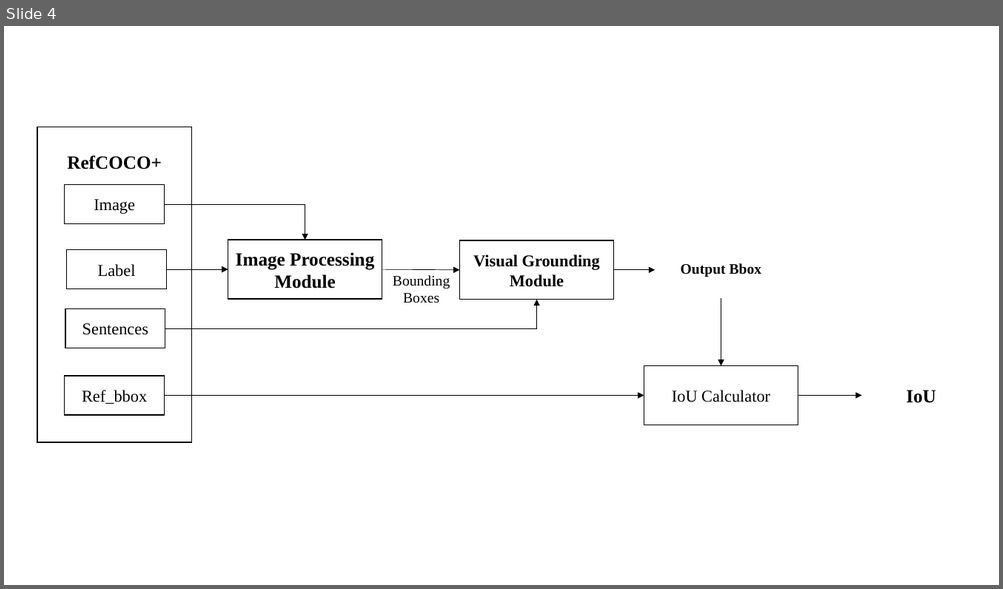
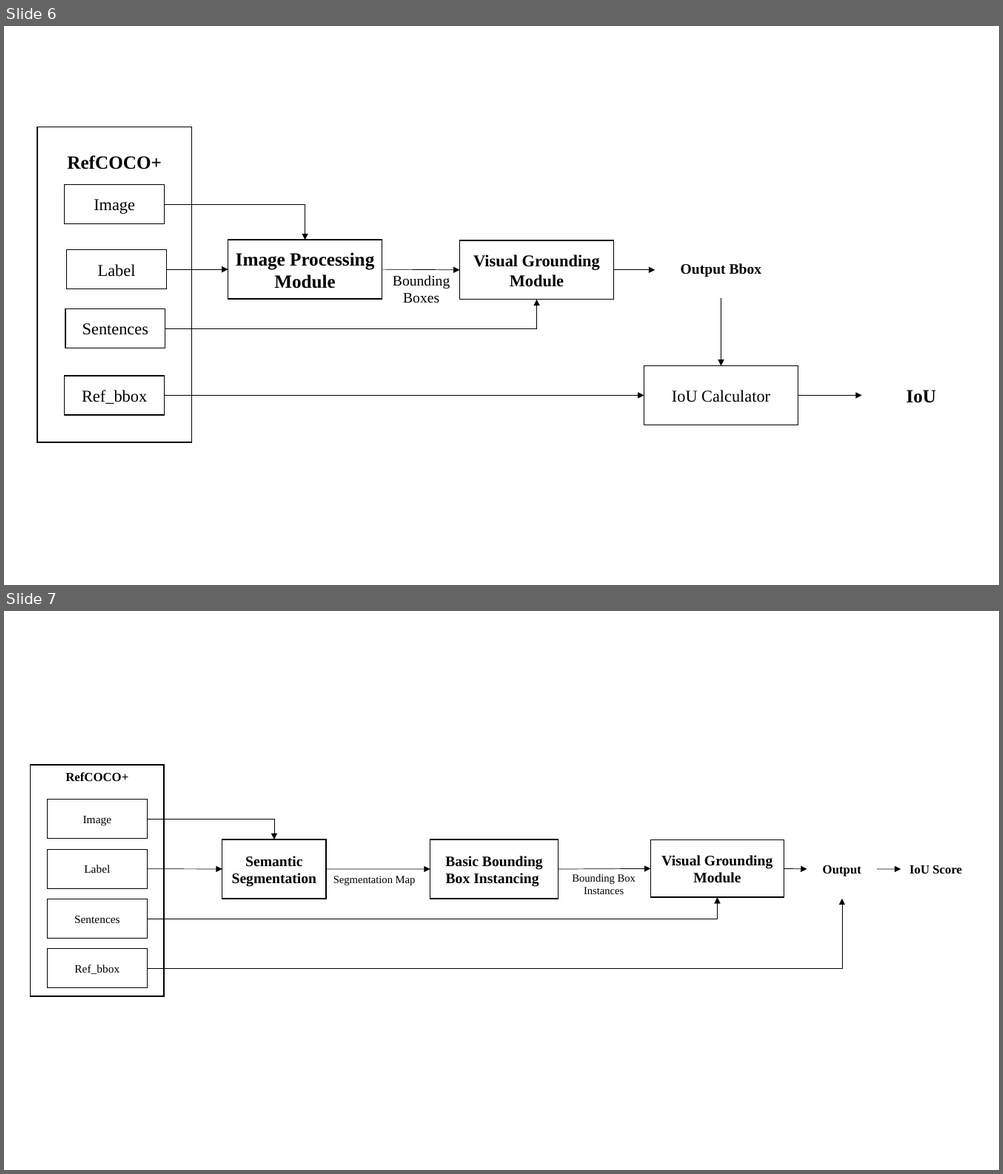
Before and after one commit to zixinglin07/instance-lseg, a slide deck: charts.pptx. Shown one above the other, each under a label of ours: slide 4 before the commit, slides 6 and 7 after it. The pictures are 1003x589 and 1003x1174 pixels, drawn with LibreOffice and Linux fonts; fonts in the diff are those of the drawing. Boxes give left, top, right and bottom in pixels: in the first picture for what was removed or moved away, otherwise in the second. Text is boxed around its words. In the diff, an @@ line names an element or a change of style, - is before the commit and + after.

```diff
--- a/charts.pptx
+++ b/charts.pptx
@@ slide 7 added at (x1=4, y1=611, x2=999, y2=1170), background #FFFFFF @@
@@ rectangle added at (x1=30, y1=765, x2=164, y2=997), fill #FFFFFF, outline #000000 1 pt, 12 pt, text #000000, bold @@
+RefCOCO+
@@ rectangle added at (x1=47, y1=800, x2=148, y2=840), fill #FFFFFF, outline #000000 1 pt, 11 pt, text #000000 @@
+Image
@@ elbow arrow added from (148, 819) to (274, 840), #000000 0.5 pt @@
@@ rectangle added at (x1=47, y1=850, x2=148, y2=889), fill #FFFFFF, outline #000000 1 pt, 11 pt, text #000000 @@
+Label
@@ rectangle added at (x1=222, y1=840, x2=326, y2=899), fill #FFFFFF, outline #000000 1 pt, 14 pt, text #000000, bold @@
+Semantic Segmentation
@@ rectangle added at (x1=430, y1=840, x2=558, y2=899), fill #FFFFFF, outline #000000 1 pt, 14 pt, text #000000, bold @@
+Basic Bounding Box Instancing
@@ rectangle added at (x1=650, y1=840, x2=784, y2=897), fill #FFFFFF, outline #000000 1 pt, 14 pt, text #000000, bold @@
+Visual Grounding Module
@@ arrow added from (148, 869) to (222, 869), #000000 0.5 pt @@
@@ arrow added from (327, 869) to (430, 869), #000000 0.5 pt @@
@@ text added at (x1=333, y1=876, x2=415, y2=886), 10.5 pt, text #000000 @@
+Segmentation Map
@@ arrow added from (558, 869) to (650, 869), #000000 0.5 pt @@
@@ text added at (x1=572, y1=874, x2=635, y2=894), 10.5 pt, text #000000 @@
+Bounding Box Instances
@@ arrow added from (784, 869) to (807, 869), #000000 0.5 pt @@
@@ text added at (x1=822, y1=866, x2=861, y2=877), 12 pt, text #000000, bold @@
+Output
@@ arrow added from (877, 869) to (901, 869), #000000 0.5 pt @@
@@ text added at (x1=909, y1=866, x2=962, y2=874), 12 pt, text #000000, bold @@
+IoU Score
@@ elbow arrow added from (148, 919) to (717, 897), #000000 0.5 pt @@
@@ elbow arrow added from (148, 968) to (842, 899), #000000 0.5 pt @@
@@ rectangle added at (x1=47, y1=900, x2=148, y2=940), fill #FFFFFF, outline #000000 1 pt, 11 pt, text #000000 @@
+Sentences
@@ rectangle added at (x1=47, y1=949, x2=148, y2=988), fill #FFFFFF, outline #000000 1 pt, 11 pt, text #000000 @@
+Ref_bbox
@@ what was slide 4 is now slide 6 @@
```
Also in this commit, not shown: 2 other slides added, 3 other files.
